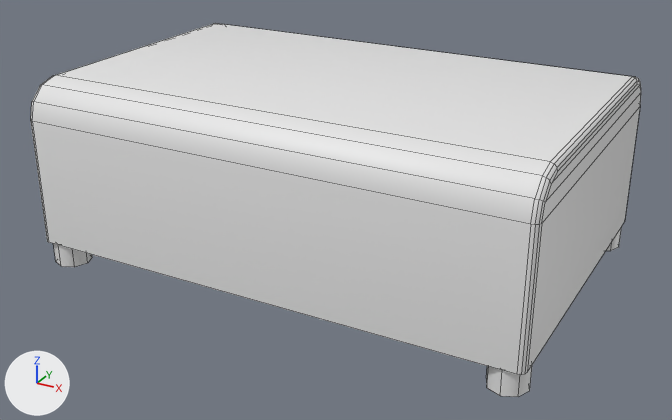
The FBX model Assets/2.Models/chaebin/team sofa/team sofa.fbx, before and after one commit.
The view is the same before and after, from a camera (50 mm lens) standing at (2.28, -7.02, 4.92) and looking at (-2.45, 1.57, 0.62). Arrows for +X, +Y and +Z are at lower left; the lights stay in place. Mesh edges are drawn as thin lines. Where no turn or scale is listed for an object, it has been applied to the vertices.

In view in the first picture: 'sofa'.
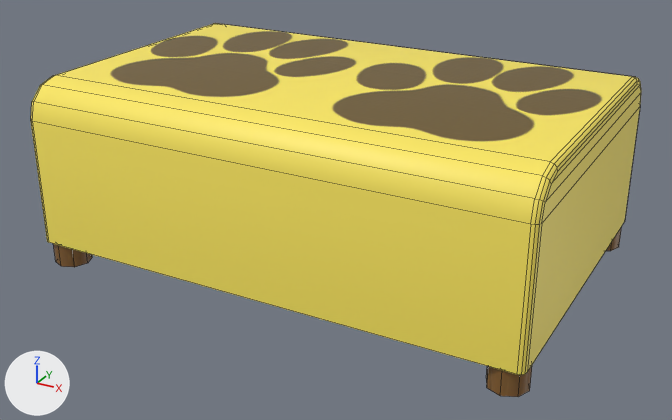
The change, as JSON lines over the scene's bpy script:
```json
{"op": "add", "block": "img_team_2_3_metallicsmoothness_png", "code": ["img_team_2_3_metallicsmoothness_png = load_image('team 2_3_MetallicSmoothness.png', '_unpacked/team_2_3_MetallicSmoothness.png', 2048, 2048, 'Non-Color')"]}
{"op": "add", "block": "img_team_2_3_normal_png", "code": ["img_team_2_3_normal_png = load_image('team 2_3_Normal.png', '_unpacked/team_2_3_Normal.png', 2048, 2048, 'Non-Color')"]}
{"op": "add", "block": "img_team_2_3_albedotransparency_png", "code": ["img_team_2_3_albedotransparency_png = load_image('team 2_3_AlbedoTransparency.png', '_unpacked/team_2_3_AlbedoTransparency.png', 2048, 2048, 'sRGB')"]}
{"op": "add", "block": "mat_3", "code": "n2 = _N.new('ShaderNodeTexImage'); n2.name = 'Image Texture'"}
{"op": "add", "block": "mat_3", "code": "n2.image = img_team_2_3_albedotransparency_png"}
{"op": "add", "block": "mat_3", "code": "n3 = _N.new('ShaderNodeTexImage'); n3.name = 'Image Texture.001'"}
{"op": "add", "block": "mat_3", "code": "n3.image = img_team_2_3_metallicsmoothness_png"}
{"op": "add", "block": "mat_3", "code": "n4 = _N.new('ShaderNodeTexImage'); n4.name = 'Image Texture.002'"}
{"op": "add", "block": "mat_3", "code": "n4.image = img_team_2_3_normal_png"}
{"op": "add", "block": "mat_3", "code": "n5 = _N.new('ShaderNodeNormalMap'); n5.name = 'Normal Map'"}
{"block": "mat_3", "where": "n0 = _N.new('ShaderNodeBsdfPrincipled'); n0.name = 'Principled BSDF'"}
{"op": "add", "block": "mat_3", "code": "_L.new(n2.outputs[0], n0.inputs[0])  # 'Color' to 'Base Color'"}
{"op": "add", "block": "mat_3", "code": "_L.new(n3.outputs[0], n0.inputs[1])  # 'Color' to 'Metallic'"}
{"op": "add", "block": "mat_3", "code": "_L.new(n4.outputs[0], n5.inputs[1])  # 'Color' to 'Color'"}
{"op": "add", "block": "mat_3", "code": "_L.new(n5.outputs[0], n0.inputs[5])  # 'Normal' to 'Normal'"}
```

Boxes [x1, y1, x2, y2] around the edits, measured in the pictures (672 x 420 px):
```json
{"object": "sofa", "change": "surface changed", "before": [31, 23, 641, 397], "after": [31, 23, 641, 397], "on screen": "white to yellow"}
```
